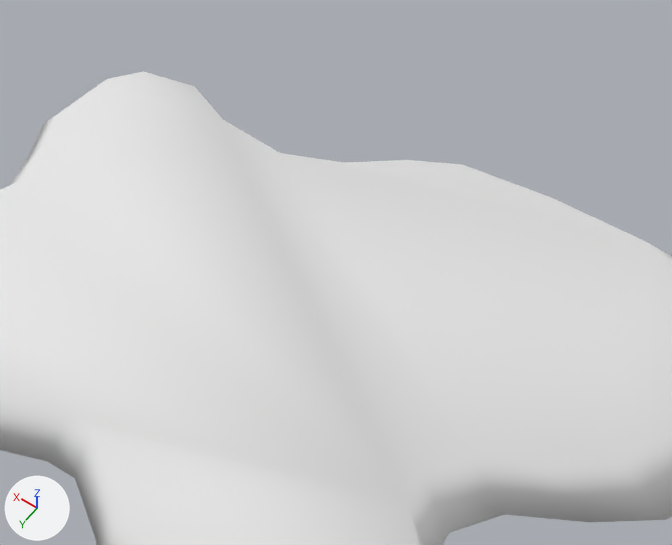
A saved change to the Blender file Deployment/island/island1.blend.
Both versions are drawn from a camera (50 mm lens) standing at (-7.4, 8.19, 16.28) and looking at (-1.71, 0.23, 3.78). Arrows for +X, +Y and +Z are at lower left; the lights stay in place.

The first picture shows 'Island'.
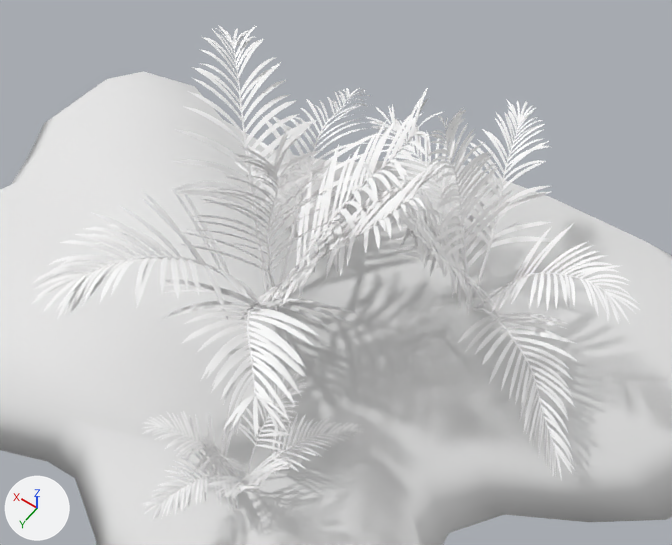
Where the change shows, as pixel boxes (x1, y1, x2, y2) in the pictures (672 x 545 px):
'Palm_01', added
    after: (32, 25, 445, 437)
'Palm_01.003', added
    after: (361, 99, 640, 481)
'Palm_01.004', added
    after: (142, 373, 362, 519)
'Palm_01.001', added
    after: (86, 46, 415, 393)
'Palm_01.002', added
    after: (378, 124, 607, 450)
'Palm_01.005', added
    after: (161, 386, 348, 503)

The change, as a list of edits to the scene's bpy script:
```text
Add ob_palm_01_004:
    ob_palm_01_004 = bpy.data.objects.new('Palm_01.004', me_untitled_004)  # 9210 vertices, 2149 faces; spans x -8.1..8.2, y 2.0..15.6, z -10.4..14.2; in mat_lambert3sg1_002 (its picture is missing)
    ob_palm_01_004.location = (-1.89, 3.24, 1.08)
    ob_palm_01_004.rotation_euler = (1.571, 0.0, -0.881)  # degrees (90, 0, -50)
    ob_palm_01_004.scale = (0.154, 0.154, 0.154)
Add ob_palm_01_005:
    ob_palm_01_005 = bpy.data.objects.new('Palm_01.005', me_untitled_005)  # 1330 vertices, 1098 faces; spans x -7.1..6.4, y -0.1..14.1, z -8.2..12.5; in mat_lambert4sg1_002 (its picture is missing)
    ob_palm_01_005.location = (-1.89, 3.24, 1.08)
    ob_palm_01_005.rotation_euler = (1.571, 0.0, -0.881)  # degrees (90, 0, -50)
    ob_palm_01_005.scale = (0.154, 0.154, 0.154)
Add ob_palm_01_002:
    ob_palm_01_002 = bpy.data.objects.new('Palm_01.002', me_untitled_002)  # 1330 vertices, 1098 faces; spans x -7.1..6.4, y -0.1..14.1, z -8.2..12.5; in mat_lambert4sg1_001 (its picture is missing)
    ob_palm_01_002.location = (-3.19, -2.43, 1.06)
    ob_palm_01_002.rotation_euler = (1.571, 0.0, -2.578)  # degrees (90, 0, -148)
    ob_palm_01_002.scale = (0.29, 0.29, 0.29)
Add ob_palm_01_003:
    ob_palm_01_003 = bpy.data.objects.new('Palm_01.003', me_untitled_003)  # 9210 vertices, 2149 faces; spans x -8.1..8.2, y 2.0..15.6, z -10.4..14.2; in mat_lambert3sg1_001 (its picture is missing)
    ob_palm_01_003.location = (-3.19, -2.43, 1.06)
    ob_palm_01_003.rotation_euler = (1.571, 0.0, -2.578)  # degrees (90, 0, -148)
    ob_palm_01_003.scale = (0.29, 0.29, 0.29)
Add ob_palm_01:
    ob_palm_01 = bpy.data.objects.new('Palm_01', me_untitled)  # 9210 vertices, 2149 faces; spans x -8.1..8.2, y 2.0..15.6, z -10.4..14.2; in mat_lambert3sg1 (its picture is missing)
    ob_palm_01.location = (0.0, 0.0, 1.06)
    ob_palm_01.rotation_euler = (1.571, 0.0, 0.0)  # degrees (90, 0, 0)
    ob_palm_01.scale = (0.398, 0.398, 0.398)
Add ob_palm_01_001:
    ob_palm_01_001 = bpy.data.objects.new('Palm_01.001', me_untitled_001)  # 1330 vertices, 1098 faces; spans x -7.1..6.4, y -0.1..14.1, z -8.2..12.5; in mat_lambert4sg1 (its picture is missing)
    ob_palm_01_001.location = (0.0, 0.0, 1.06)
    ob_palm_01_001.rotation_euler = (1.571, 0.0, 0.0)  # degrees (90, 0, 0)
    ob_palm_01_001.scale = (0.398, 0.398, 0.398)
```
